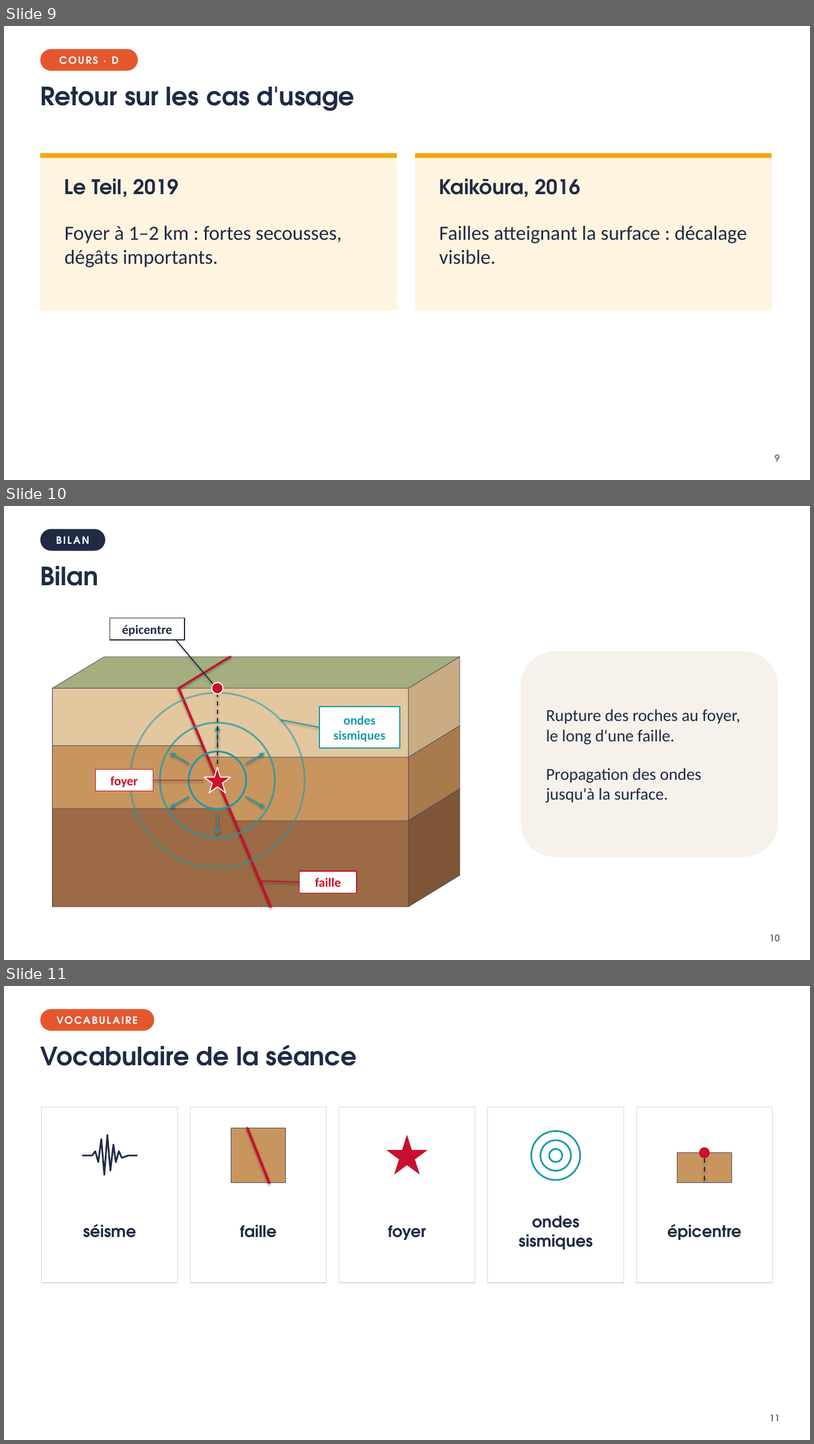
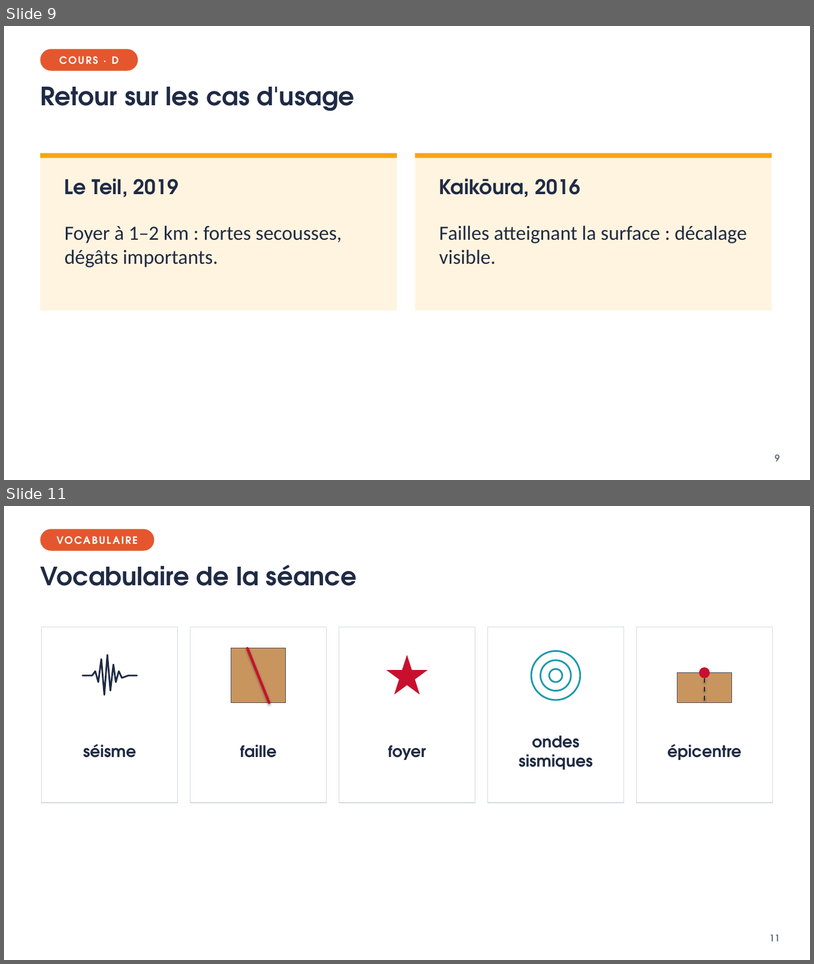
Before and after one commit to VinceIXIV/SVT-cour, a slide deck: 4e/S01-origine-des-seismes/4e-S01-diaporama.pptx. Shown one above the other, each under a label of ours: slides 9, 10 and 11 before the commit, slides 9 and 11 after it; the slides between them are not shown. The pictures are 814x1444 and 814x964 pixels, drawn with LibreOffice and Linux fonts; fonts in the diff are those of the drawing. Boxes give left, top, right and bottom in pixels: in the first picture for what was removed or moved away, otherwise in the second. Text is boxed around its words. In the diff, an @@ line names an element or a change of style, - is before the commit and + after.

```diff
--- a/4e/S01-origine-des-seismes/4e-S01-diaporama.pptx
+++ b/4e/S01-origine-des-seismes/4e-S01-diaporama.pptx
@@ slide 10 removed at (4,506,810,960), background #FFFFFF @@
@@ rounded rectangle removed at (40,529,105,551) @@
-BILAN
@@ title removed at (40,565,98,586) @@
-Bilan
@@ rectangle removed at (110,618,185,640) @@
-épicentre
@@ line removed from (176, 640) to (213, 683) @@
@@ line removed from (179, 688) to (231, 657) @@
@@ rounded rectangle removed at (521,651,779,857) @@
-Rupture des roches au foyer, le long d'une faille.
-Propagation des ondes jusqu'à la surface.
@@ ellipse removed at (212,682,224,694) @@
@@ ellipse removed at (131,693,305,868) @@
@@ line removed from (179, 688) to (271, 906) @@
@@ line removed from (218, 780) to (218, 688) @@
@@ line removed from (320, 727) to (281, 720) @@
@@ rectangle removed at (320,706,400,747) @@
-ondes
-sismiques
@@ ellipse removed at (160,723,275,838) @@
@@ group removed at (170,726,265,834): 6 arrows @@
@@ ellipse removed at (189,751,246,808) @@
@@ rectangle removed at (95,769,153,791) @@
-foyer
@@ star removed at (204,768,231,793) @@
@@ line removed from (153, 780) to (203, 780) @@
@@ group removed at (53,657,460,906): 10 freeform shapes @@
@@ line removed from (260, 880) to (299, 882) @@
@@ rectangle removed at (299,871,357,892) @@
-faille
@@ page number removed at (770,934,780,941) @@
-10
```
Also in this commit, not shown: 4 slides changed, 1 slide added, 7 other files.
